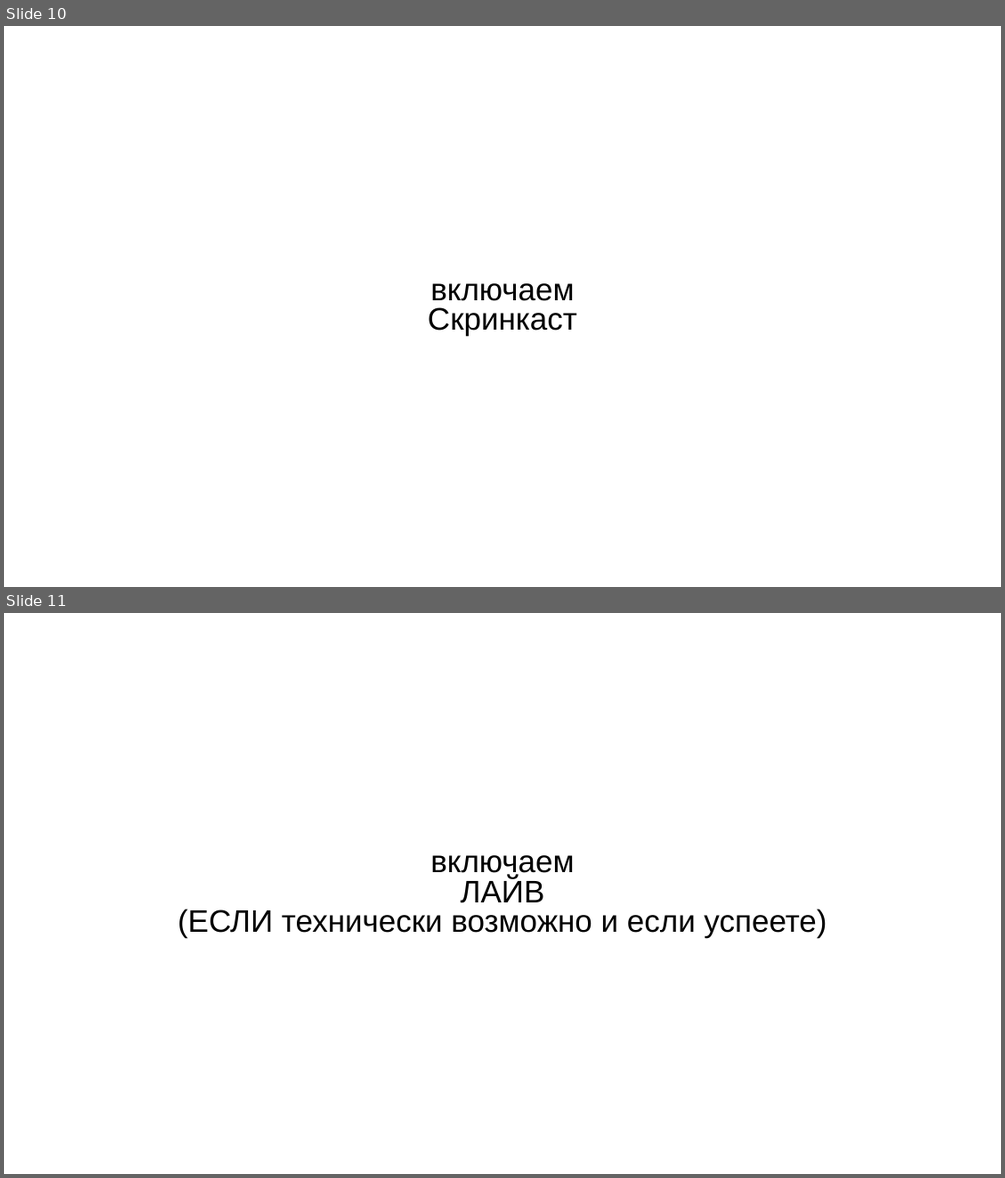
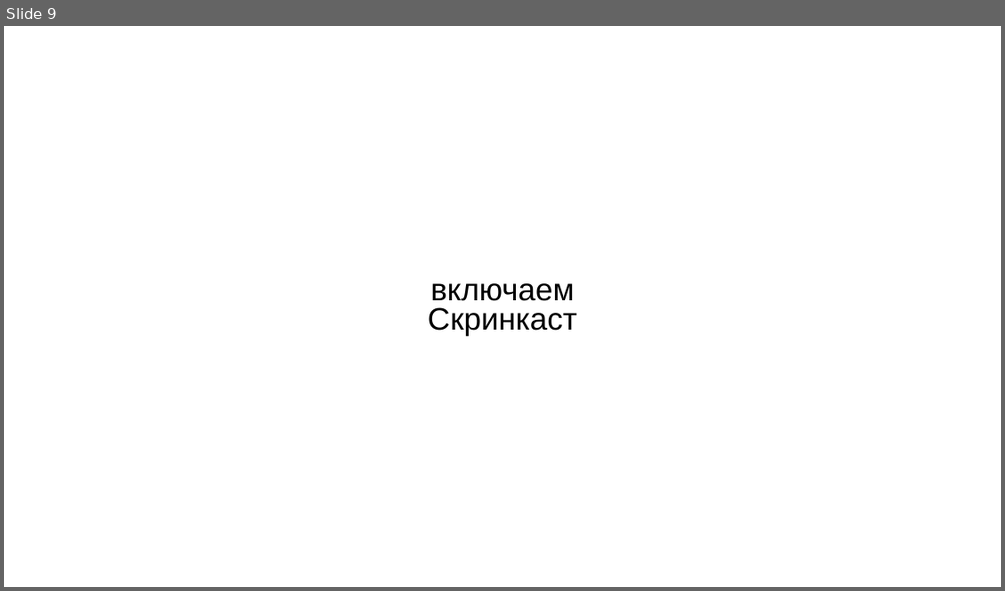
Before and after one commit to ivanbalashov239/muzicist, a slide deck: muzicist.pptx. Shown one above the other, each under a label of ours: slides 10 and 11 before the commit, slide 9 after it. The pictures are 1005x1178 and 1005x591 pixels, drawn with LibreOffice and Linux fonts; fonts in the diff are those of the drawing. Boxes give left, top, right and bottom in pixels: in the first picture for what was removed or moved away, otherwise in the second. Text is boxed around its words. In the diff, an @@ line names an element or a change of style, - is before the commit and + after.

```diff
--- a/muzicist.pptx
+++ b/muzicist.pptx
@@ slide 11 removed at (4, 613, 1001, 1174), background #FFFFFF @@
@@ text removed at (178, 855, 826, 938) @@
-включаем
-ЛАЙВ
-(ЕСЛИ технически возможно и если успеете)
@@ what was slide 10 is now slide 9 @@
```
Also in this commit, not shown: 7 slides changed, 2 slides added, 3 other slides removed.
